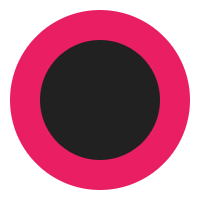
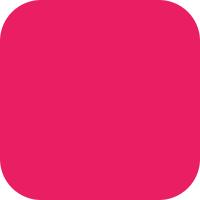
Layers edited between the first and the second 200px x 200px image:
renamed "Head border" to "body", painted on it over bbox(0, 0, 200, 200)
removed layer "Head" over bbox(10, 10, 190, 190)
